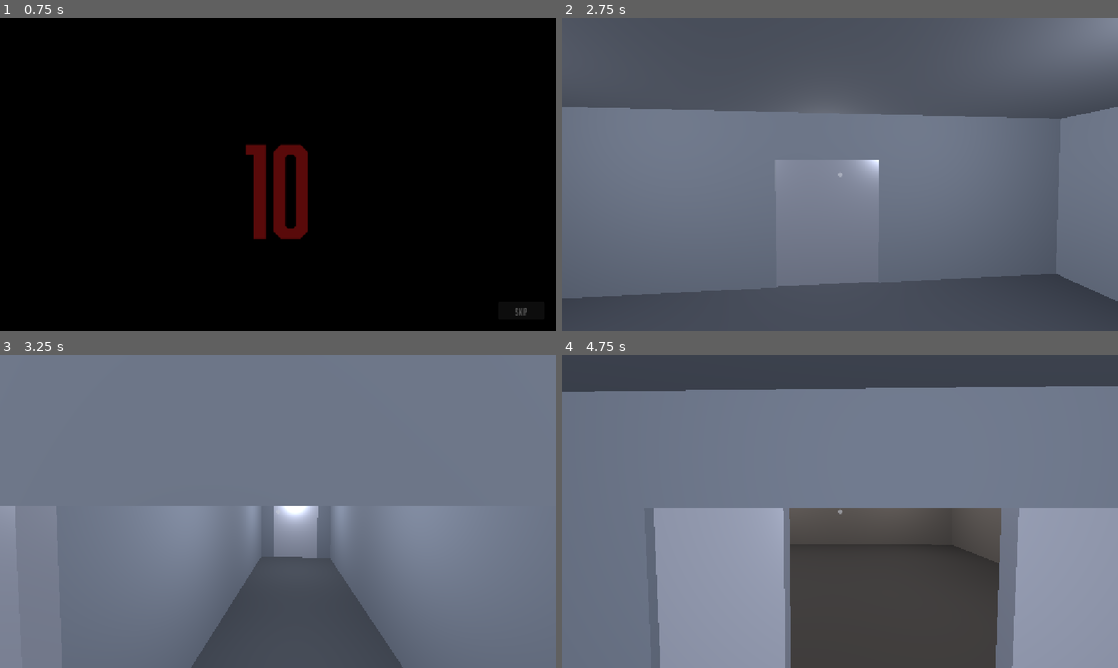
Above: before the commit, frames 1-4 (two rows, left to right).
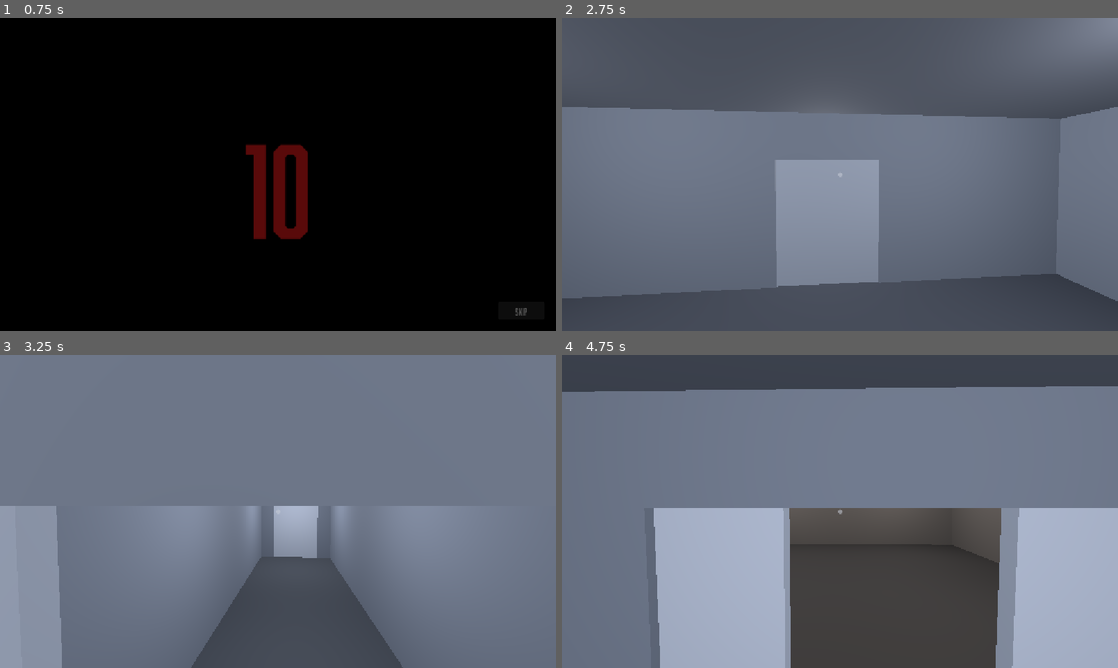
Above: after the commit, the same moments.

Repository: Joony/gmtk-game-jam-2026
Game: Godot game, scene res://scenes/intro.tscn
The game is run twice, just before and just after one commit, with the same random seed, the same clock (stepped at 60 frames per second) and the same inputs.
Inputs (mouse positions are in pixels of both pictures, inside the frame that each line leads up to):
- Up to frame 1 (0.75 s): click "Skip" at 0.5 s
- Up to frame 2 (2.75 s): click "START" at 1.25 s; tap Enter at 2 s; move the mouse to (867, 174) at 2.02 s; hold W (forward) from 2.03 s (still down); hold E (interact) from 2.03 s (still down); tap Space (jump) at 2.27 s
- Up to frame 3 (3.25 s): keep holding W (forward); move the mouse to (250, 511) at 2.77 s; release E (interact) at 2.78 s; click (250, 511) at 2.85 s; tap Space (jump) at 3.02 s
- Up to frame 4 (4.75 s): keep holding W (forward); move the mouse to (851, 505) at 3.52 s; hold E (interact) 3.53-4.28 s; move the mouse to (834, 517) at 4.27 s; click (834, 517) at 4.35 s; tap Space (jump) at 4.52 s

Frame 1 is identical in both runs. In frame 2, 0.1% of the frame differs, in the area x 53-57%, y 45-50%; in frame 3, 0.6%; in frame 4, 21%, in the area x 16-100%, y 48-100%.

Commit message:
Make doors matte: metallic surfaces have nothing to reflect under GL Compatibility
The ported material (metallic 0.35, roughness 0.3) fell back to hard specular
off the ceiling omnis, streaking across the panels. Doors are now matte and
read as distinct by being lighter than the walls. Asserted in the test.

Co-Authored-By: Claude Fable 5 <noreply@anthropic.com>

Diff:
--- a/scripts/level/room_builder.gd
+++ b/scripts/level/room_builder.gd
@@ -50,6 +50,12 @@
 @export var door_thickness: float = 0.08
 ## Sliver of each door panel left showing when fully open — see SlidingDoor.open_reveal.
 @export var door_open_reveal: float = 0.06
+## Doors read as distinct by being LIGHTER than the walls, not by being shiny. Under GL
+## Compatibility there is no reflection probe or sky for a metallic surface to reflect,
+## so metallic/low-roughness materials fall back to hard specular off the omni lights —
+## which showed up as odd bright streaks sliding across the panels.
+@export var door_color: Color = Color(0.66, 0.69, 0.74)
+@export var door_roughness: float = 0.85
 @export var build_lights: bool = true
 ## Sliding door panels in each opening. Turn off to test the raw wall gap.
 @export var build_doors: bool = true
@@ -148,9 +154,9 @@
 	if _materials.has("door"):
 		return _materials["door"]
 	var material := StandardMaterial3D.new()
-	material.albedo_color = Color(0.70, 0.72, 0.78)
-	material.metallic = 0.35
-	material.roughness = 0.3
+	material.albedo_color = door_color
+	material.metallic = 0.0
+	material.roughness = door_roughness
 	_materials["door"] = material
 	return material
 
--- a/tests/smoke_room_builder.gd
+++ b/tests/smoke_room_builder.gd
@@ -264,6 +264,12 @@
 		return
 	_check("door has two panels", door.get_node_or_null("Panel_0") != null and door.get_node_or_null("Panel_1") != null)
 	_check("door has a proximity trigger", door.get_node_or_null("Trigger") != null)
+
+	# Doors must stay matte. Under GL Compatibility there is no reflection probe or sky,
+	# so a metallic/glossy panel falls back to hard specular off the omnis and streaks.
+	var door_mat: StandardMaterial3D = door.get_node("Panel_0/Mesh").material_override
+	_check("door material is not metallic (%.2f)" % door_mat.metallic, door_mat.metallic <= 0.01)
+	_check("door material is rough, not glossy (%.2f)" % door_mat.roughness, door_mat.roughness >= 0.6)
 	_check("panels are AnimatableBody3D (they must sweep, not clip)", door.get_node("Panel_0") is AnimatableBody3D)
 	_check("door starts closed", not door.is_open)
 
Not shown, changed: docs/features/sliding-doors.md
